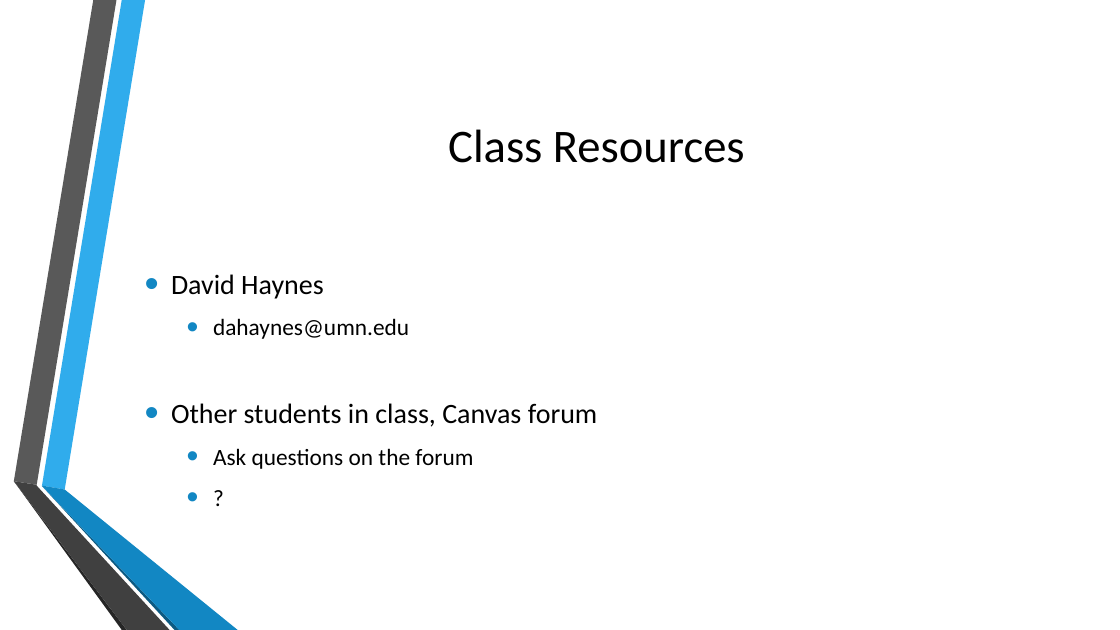
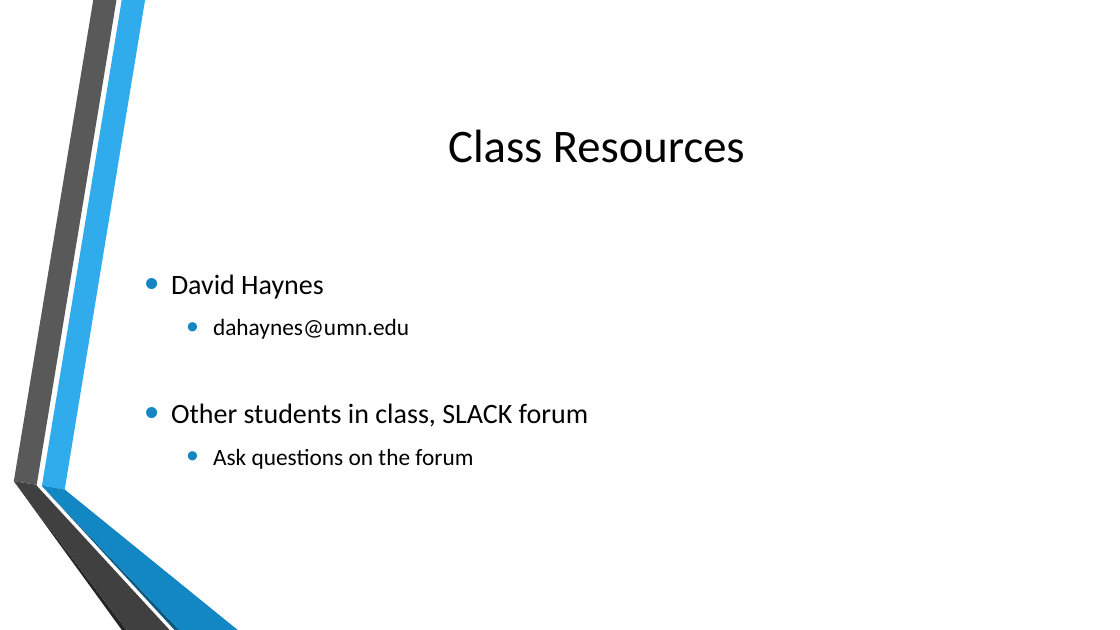
Before and after one commit to MGIS-UMN/GIS5577_week1, a slide deck: slide 7 of GIS557_Postgresql_Intro.odp. Drawn at 1120x630 pixels with LibreOffice and Linux fonts; fonts in the diff are those of the drawing; background and template pictures are left out. Boxes give left, top, right and bottom in pixels: in the first picture for what was removed or moved away, otherwise in the second. Text is boxed around its words. In the diff, an @@ line names an element or a change of style, - is before the commit and + after.

```diff
--- a/GIS557_Postgresql_Intro.odp
+++ b/GIS557_Postgresql_Intro.odp
@@ text at box(171, 274, 589, 469): paragraph removed @@
-  • ?
@@ text at box(171, 403, 589, 427): text changed @@
-• Other students in class, Canvas forum
+• Other students in class, SLACK forum
```
Also in this commit, not shown: 1 other file.
